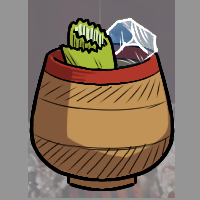
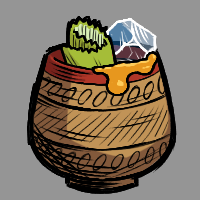
Before/after of a 200 x 200 layered artwork. What changed in the layer stack:
added layer "グループ 1 のコピー 2" above "グループ 1" over [27, 16, 177, 194]
moved "라임" into group "グループ 1" over [59, 18, 118, 71]
moved "얼음" into group "グループ 1" over [105, 17, 158, 69]
painted on "レイヤー 28" over [122, 28, 158, 62]
moved "レイヤー 27" into group "グループ 1", painted on it over [27, 16, 177, 194]
moved "レイヤー 39" into group "グループ 1", painted on it over [31, 77, 175, 179]
moved "レイヤー 38" into group "グループ 1" over [27, 36, 177, 194]
moved "レイヤー 37" into group "グループ 1" over [42, 43, 162, 86]
moved "レイヤー 36" into group "グループ 1", painted on it over [30, 43, 173, 191]
removed layer "レイヤー 26" (was 30%) over [28, 0, 175, 198]
hid "그림자", painted on it over [33, 169, 155, 196]
